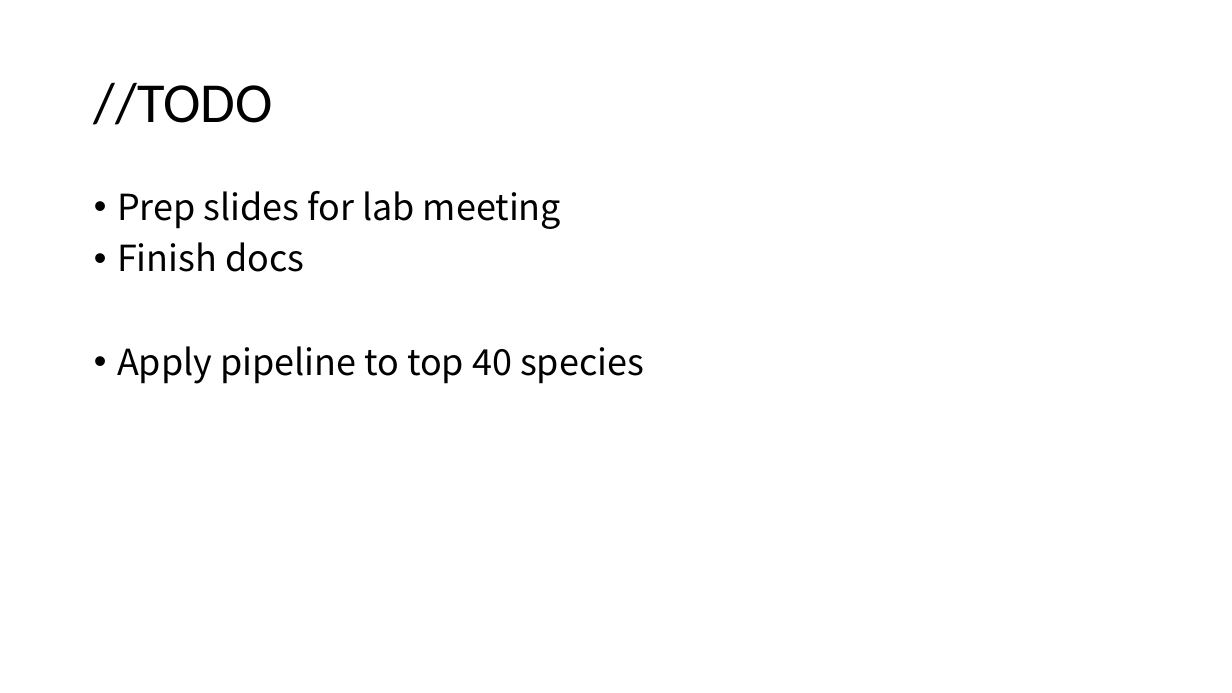
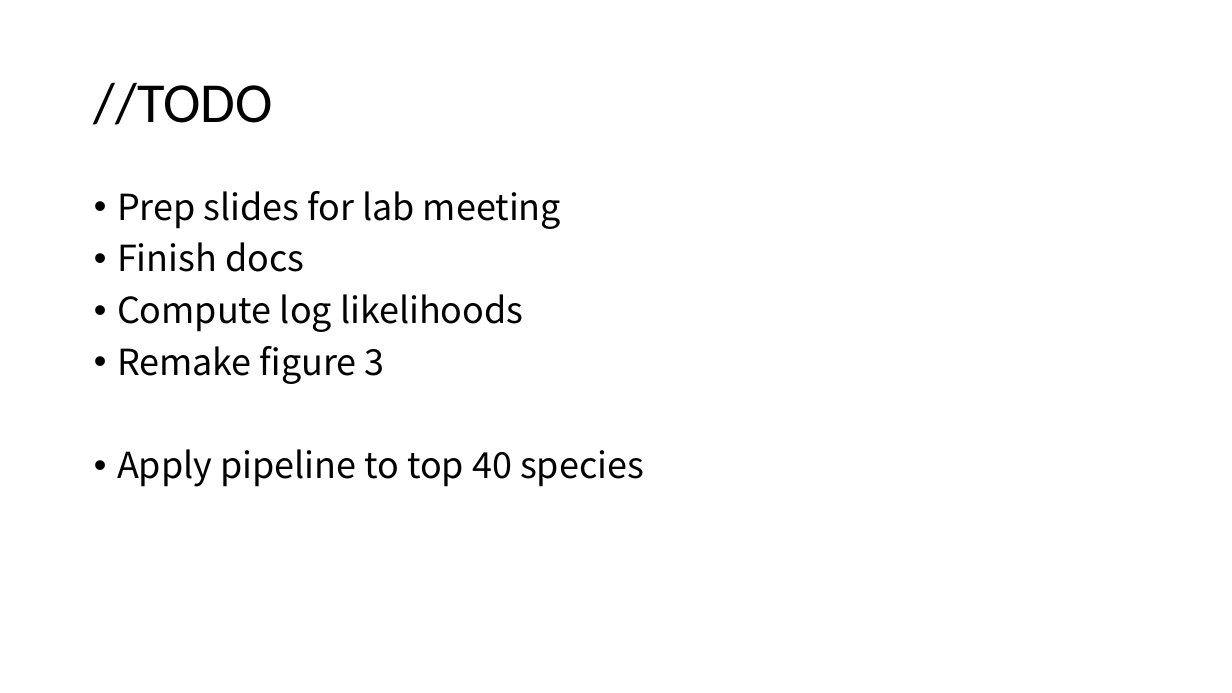
Before and after one commit to jon-mah/demo_for_ccgb, a slide deck: slide 14 of Summary/20210317_demo_for_ccgb_rotation_updat.pptx. Drawn at 1232x693 pixels with LibreOffice and Linux fonts; fonts in the diff are those of the drawing. Boxes give left, top, right and bottom in pixels: in the first picture for what was removed or moved away, otherwise in the second. Text is boxed around its words. In the diff, an @@ line names an element or a change of style, - is before the commit and + after.

```diff
--- a/Summary/20210317_demo_for_ccgb_rotation_updat.pptx
+++ b/Summary/20210317_demo_for_ccgb_rotation_updat.pptx
@@ text at [117, 294, 523, 384]: paragraphs added @@
+• Compute log likelihoods
+• Remake figure 3
```
Also in this commit, not shown: 4 other slides changed, 1 other file.
